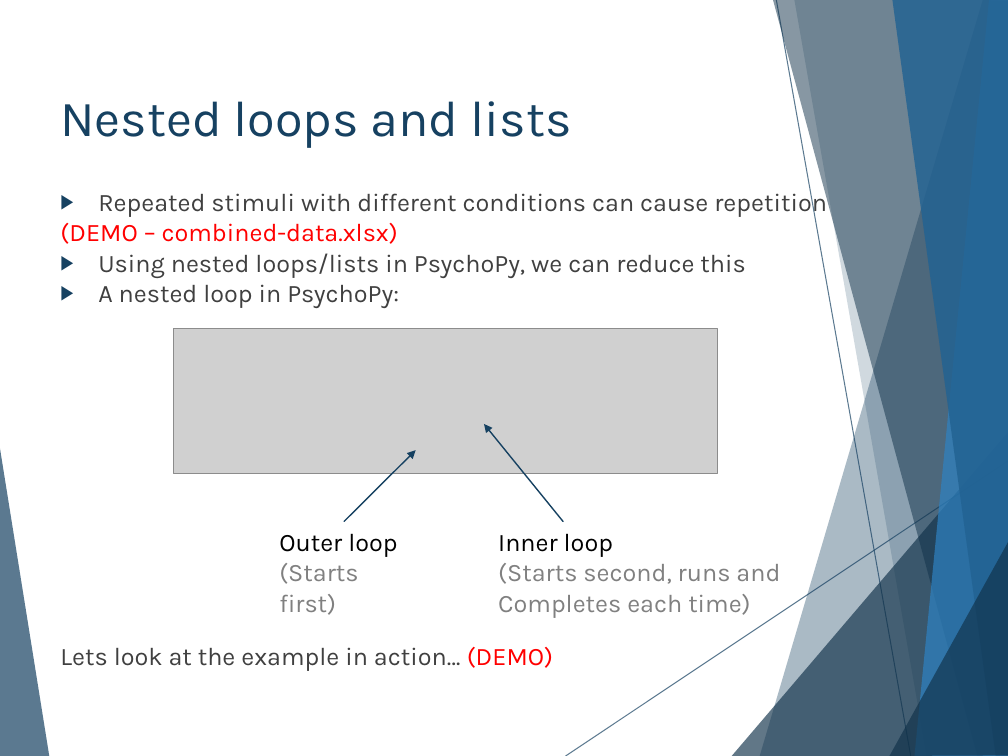
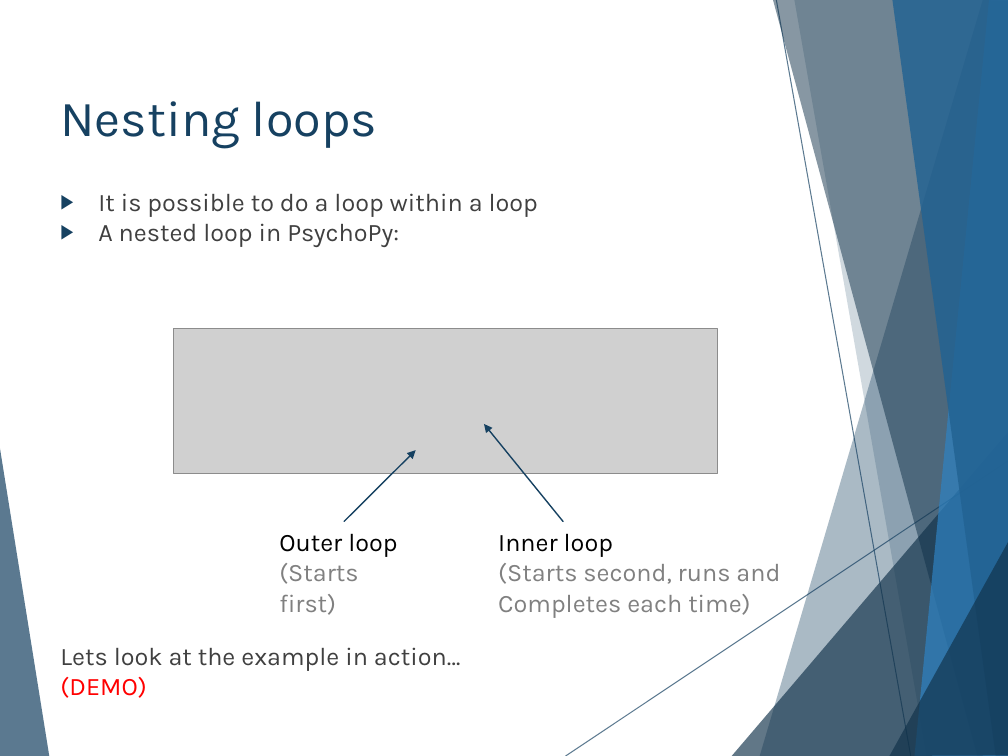
Before and after one commit to hlmpsy/psychopy_training, a slide deck: slide 7 of PsychoPy-Part2/PsychoPy-part2.pptx. Drawn at 1008x756 pixels with LibreOffice and Linux fonts; fonts in the diff are those of the drawing; grey boxes stand for pictures. Boxes give left, top, right and bottom in pixels: in the first picture for what was removed or moved away, otherwise in the second. Text is boxed around its words. In the diff, an @@ line names an element or a change of style, - is before the commit and + after.

```diff
--- a/PsychoPy-Part2/PsychoPy-part2.pptx
+++ b/PsychoPy-Part2/PsychoPy-part2.pptx
@@ title at bbox=[60, 101, 377, 148]: text changed @@
-Nested loops and lists
+Nesting loops
@@ text at bbox=[98, 193, 538, 217]: text changed @@
-▶ Repeated stimuli with different conditions can cause repetition
-(DEMO – combined-data.xlsx)
-▶ Using nested loops/lists in PsychoPy, we can reduce this
+▶ It is possible to do a loop within a loop
@@ text at bbox=[60, 647, 460, 698]: text changed @@
-Lets look at the example in action… (DEMO)
+Lets look at the example in action…
+(DEMO)
```
Also in this commit, not shown: 20 other slides changed, 2 slides added, 2 slides removed, 54 other files.
